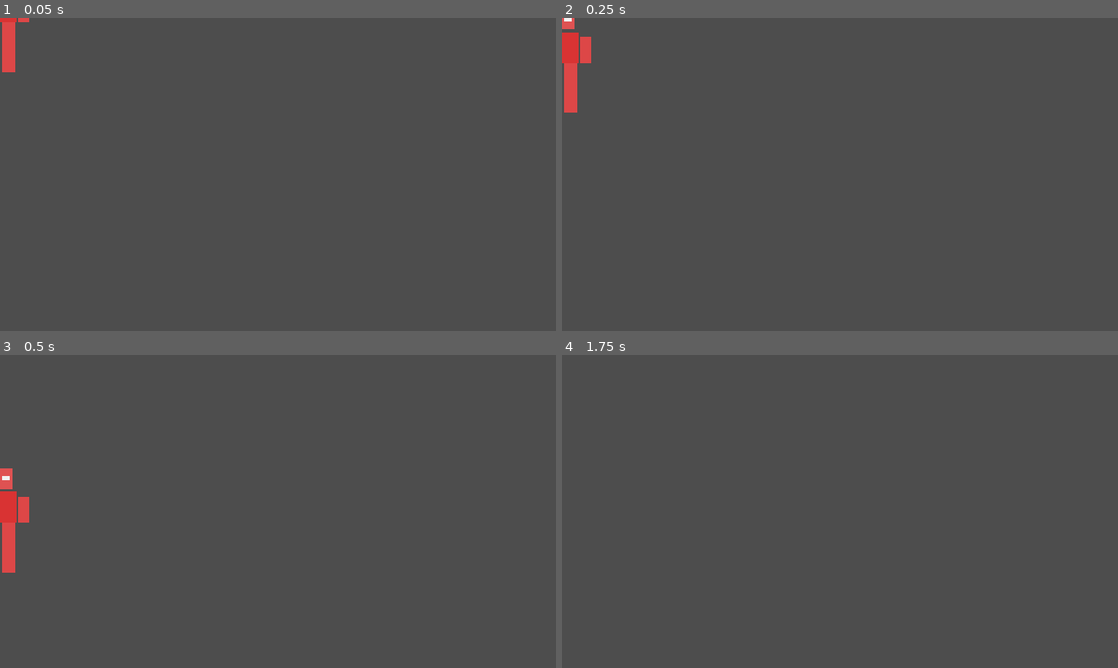
Above: before the commit, frames 1-4 (two rows, left to right).
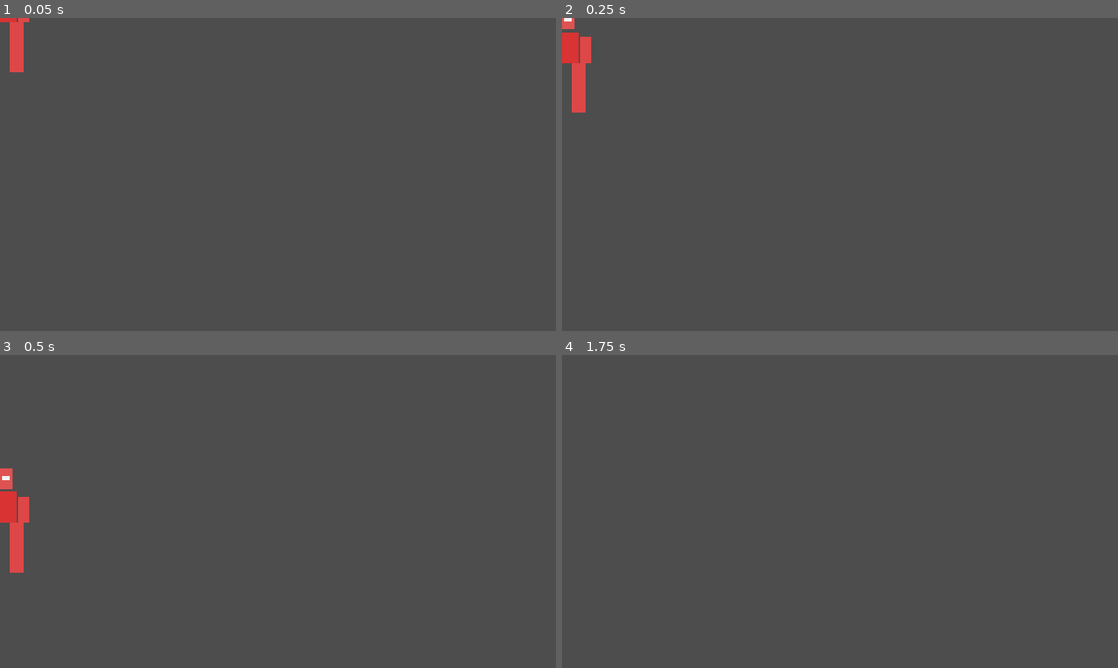
Above: after the commit, the same moments.

Repository: al5ina5/fighter
Game: Godot game, scene res://scenes/Player.tscn
The game is run twice, just before and just after one commit, with the same random seed, the same clock (stepped at 60 frames per second) and the same inputs. This scene is started directly instead of the project's main scene.
Inputs:
- Up to frame 1 (0.05 s): no input
- Up to frame 2 (0.25 s): no input
- Up to frame 3 (0.5 s): no input
- Up to frame 4 (1.75 s): tap Enter (ui_accept) at 0.5, 1.25 s; hold D (p1_move_right) from 0.53 s (still down); tap S (p1_block) at 0.6 s; tap W (p1_jump) at 0.77, 1.52 s; tap R (p1_heavy) at 1.35 s

The runs differ from the first frame. In frame 1, 0.5% of the frame differs, in the area x 0-5%, y 1-18%; in frame 2, 0.5%; in frame 3, 0.5%; in frame 4, nothing differs.

Commit message:
Step stance: lead leg steps toward opponent (facing); target=forward stance-lead limb so light/heavy hit it and swap with stance (flash+bar follow)

Diff:
--- a/scripts/Player.gd
+++ b/scripts/Player.gd
@@ -12,6 +12,7 @@
 	"leg_l": 40.0, "leg_r": 40.0,
 }
 const LIMBS := ["head", "torso", "arm_l", "arm_r", "leg_l", "leg_r"]
+const LEG_BASE := {"leg_l": -7.0, "leg_r": 7.0}
 
 const HIGH_L := {"band": "high", "heavy": false, "windup": 0.12, "active": 0.08, "recovery": 0.20, "damage": 6.0, "knockback": 200.0, "stun": 0.24, "aim": -14.0, "reach": Vector2(80, 80), "swing": 0.9}
 const HIGH_H := {"band": "high", "heavy": true, "windup": 0.24, "active": 0.10, "recovery": 0.34, "damage": 11.0, "knockback": 320.0, "stun": 0.36, "aim": -14.0, "reach": Vector2(90, 90), "swing": 1.1}
@@ -63,6 +64,7 @@
 		_refresh_limb_colors()
 
 	_update_facing()
+	_apply_stance_pose()
 
 	if not is_on_floor():
 		velocity.y += GRAVITY * delta
@@ -212,7 +214,7 @@
 
 
 func _target_priority(victim, band: String) -> Array:
-	var closer := "l" if global_position.x < victim.global_position.x else "r"
+	var lead: String = victim.front_side()
 	if victim._is_legless():
 		match band:
 			"high":
@@ -220,14 +222,14 @@
 			"mid":
 				return ["head", "torso"]
 			"low":
-				return ["arm_" + closer, "torso"]
+				return ["arm_" + lead, "torso"]
 	match band:
 		"high":
 			return ["head", "torso"]
 		"mid":
-			return ["arm_" + closer, "torso"]
+			return ["arm_" + lead, "torso"]
 		"low":
-			return ["leg_" + closer, "torso"]
+			return ["leg_" + lead, "torso"]
 	return ["torso"]
 
 
@@ -372,6 +374,20 @@
 
 func front_side() -> String:
 	return "r" if stance == 1 else "l"
+
+
+func _apply_stance_pose() -> void:
+	if state == State.KO:
+		return
+	var f := float(facing)
+	var lead := "r" if stance == 1 else "l"
+	for leg in ["leg_l", "leg_r"]:
+		var node: Node2D = _get_limb_node(leg)
+		var base: float = LEG_BASE[leg]
+		if leg.ends_with("_" + lead):
+			node.position.x = base + 6.0 * f
+		else:
+			node.position.x = base - 3.0 * f
 
 
 func _torso_mult() -> float:
